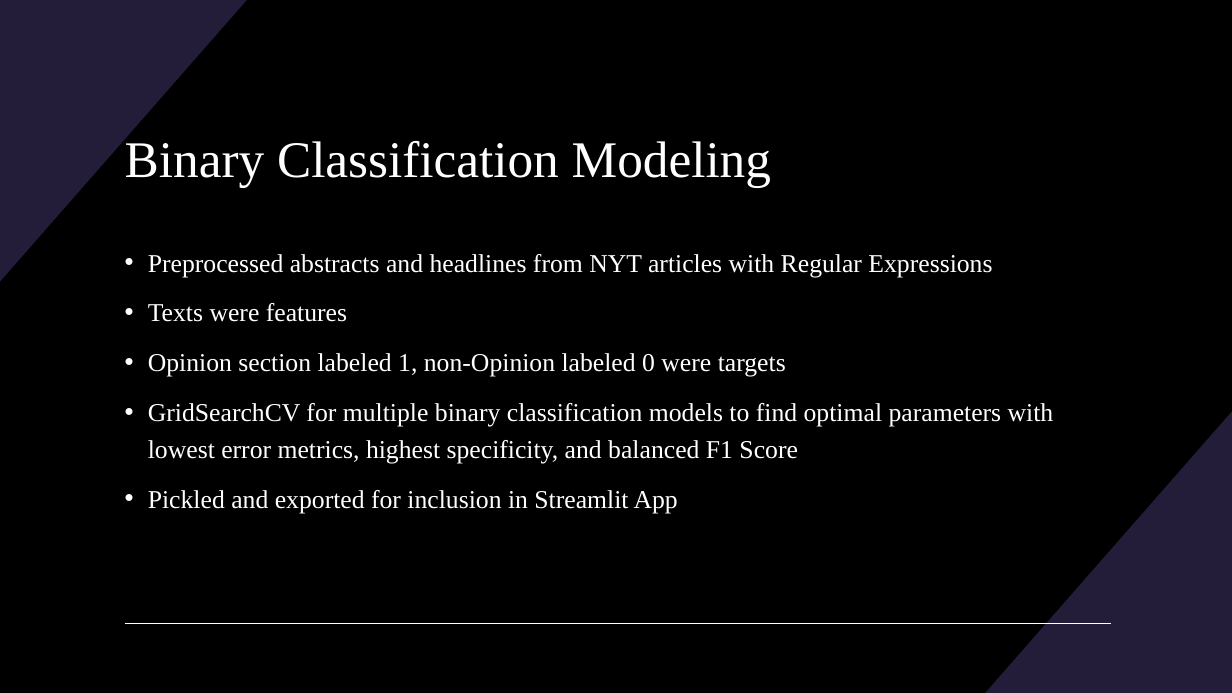
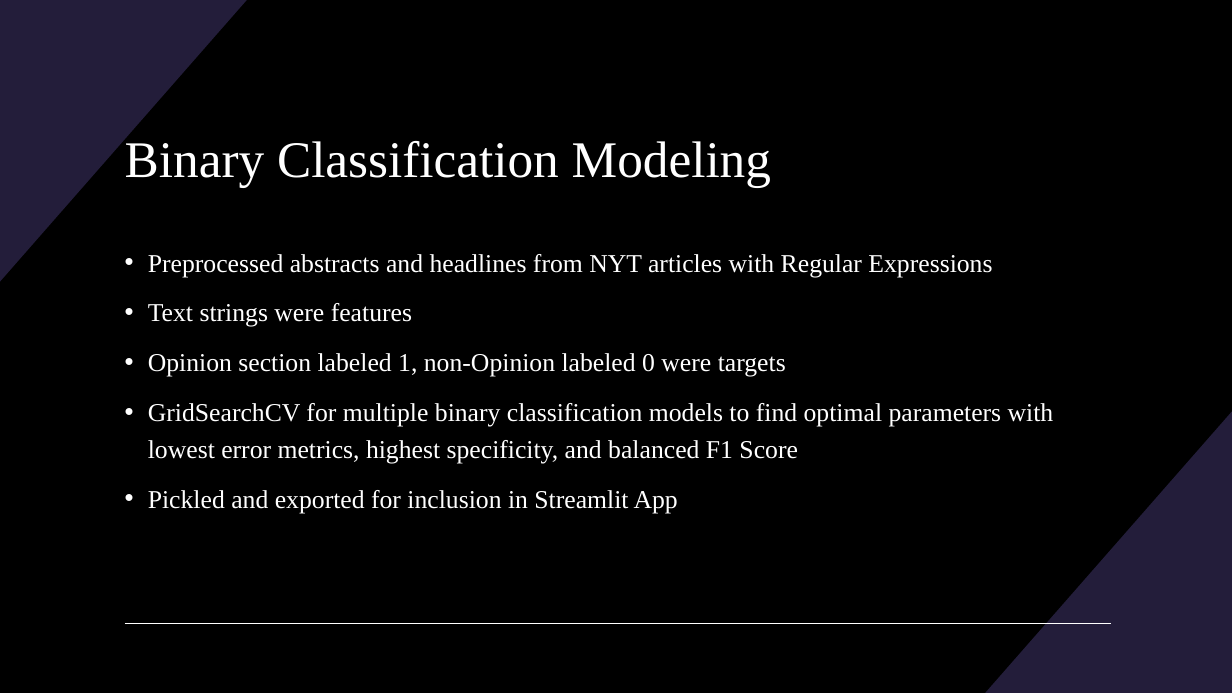
Before and after one commit to BenjaminRocco/Capstone_Project, a slide deck: slide 5 of Capstone_Presentation.pptx. Drawn at 1232x693 pixels with LibreOffice and Linux fonts; fonts in the diff are those of the drawing. Boxes give left, top, right and bottom in pixels: in the first picture for what was removed or moved away, otherwise in the second. Text is boxed around its words. In the diff, an @@ line names an element or a change of style, - is before the commit and + after.

```diff
--- a/Capstone_Presentation.pptx
+++ b/Capstone_Presentation.pptx
@@ text at [148, 303, 412, 327]: text changed @@
-• Texts were features
+• Text strings were features
```
Also in this commit, not shown: 8 other slides changed, 5 slides added, 13 other files.
